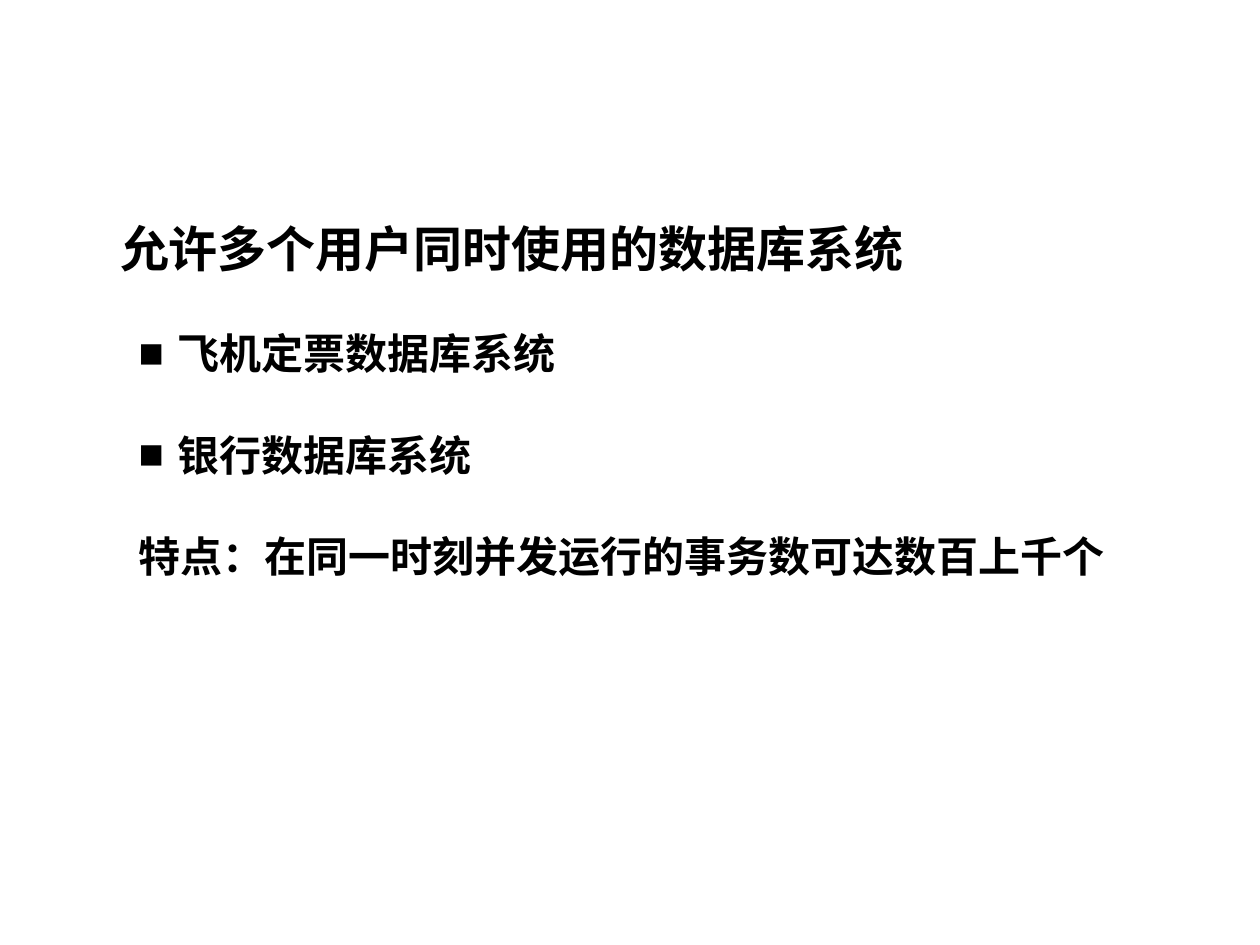
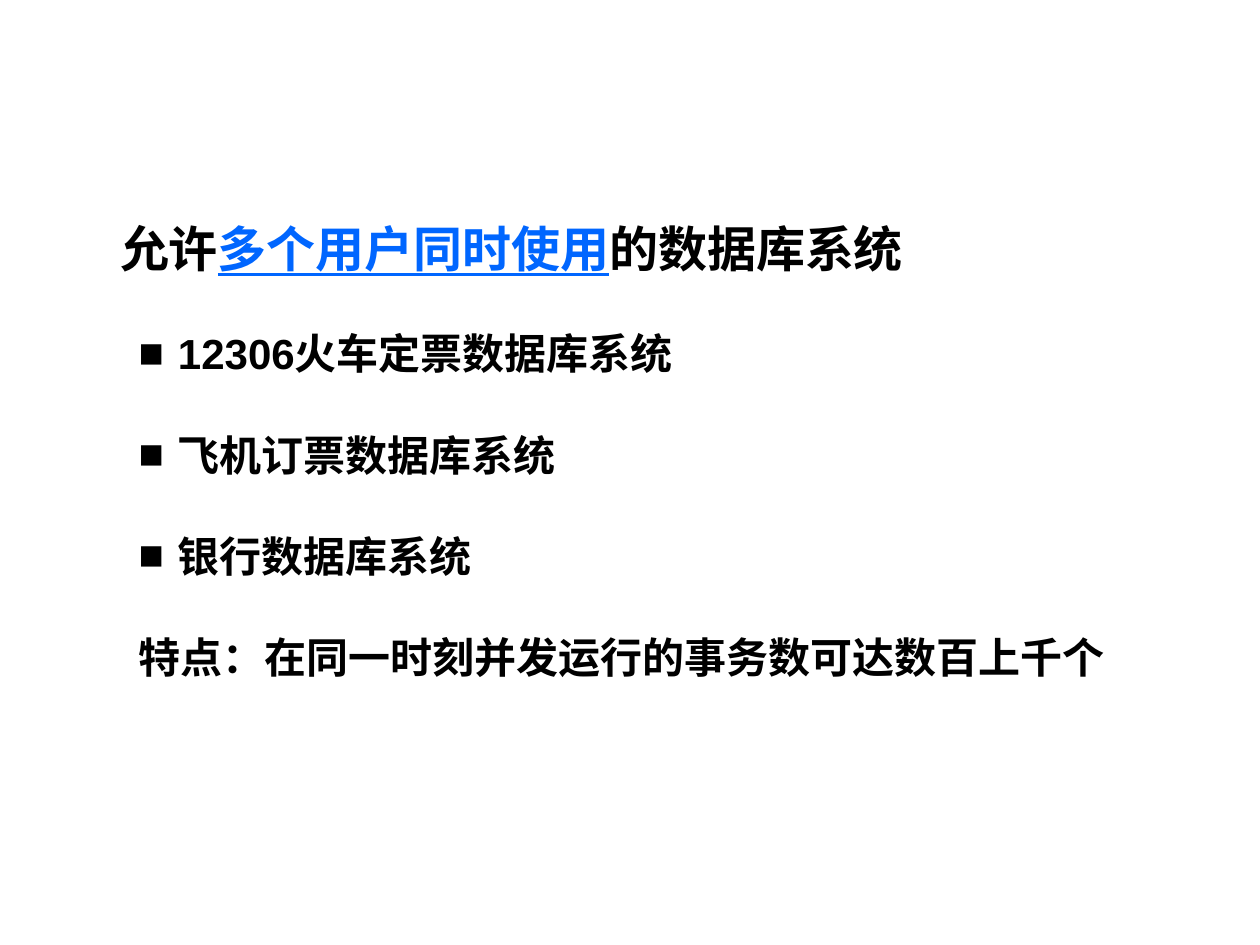
Before and after one commit to HBU/DataBase, a slide deck: slide 2 of PPT/DB第11章.ppt. Drawn at 1260x945 pixels with LibreOffice and Linux fonts; fonts in the diff are those of the drawing; background and template pictures are left out. Boxes give left, top, right and bottom in pixels: in the first picture for what was removed or moved away, otherwise in the second. Text is boxed around its words. In the diff, an @@ line names an element or a change of style, - is before the commit and + after.

```diff
--- a/PPT/DB第11章.ppt
+++ b/PPT/DB第11章.ppt
@@ text at (x1=120, y1=225, x2=903, y2=276): text colour #000000 to #0066FF, underline on in "允许多个用户同时使用的数据库系统" @@
@@ text at (x1=178, y1=336, x2=673, y2=475): text changed @@
-  ■ 飞机定票数据库系统
+  ■ 12306火车定票数据库系统
+  ■ 飞机订票数据库系统
```
Also in this commit, not shown: 22 other slides changed.
